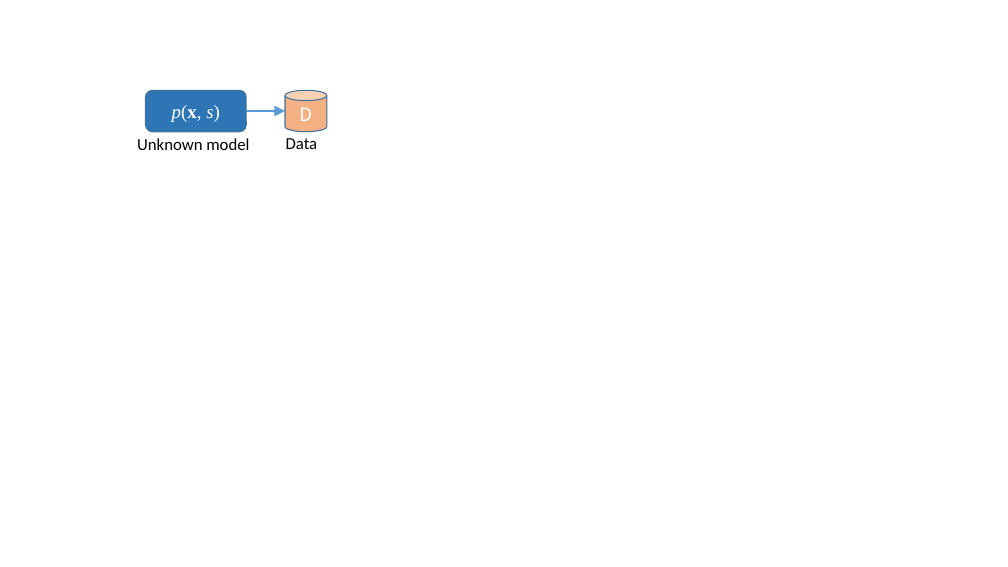
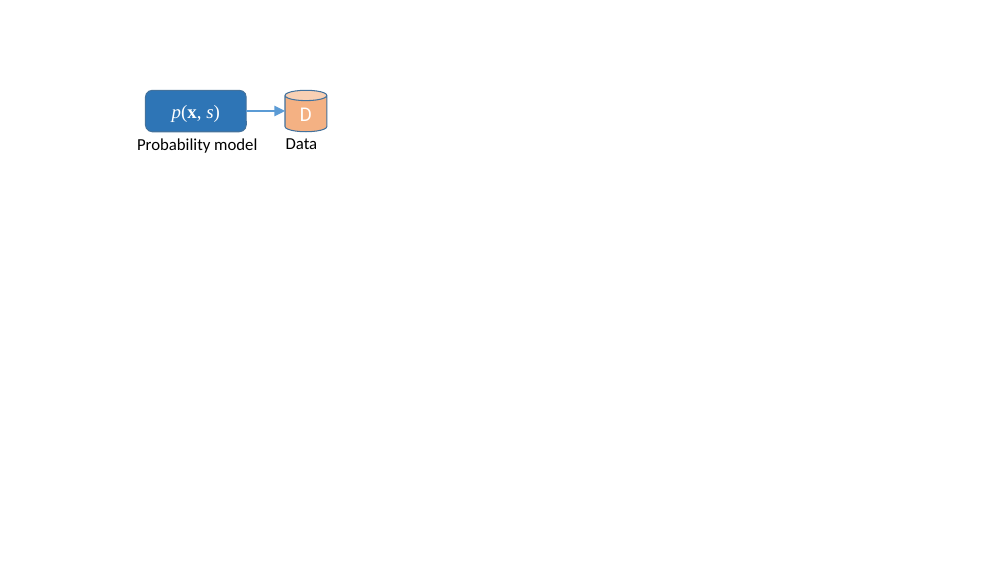
Before and after one commit to ML4DS/ML4all, a slide deck: slide 1 of R4.ML_Regression/figs/Figs.pptx. Drawn at 1008x567 pixels with LibreOffice and Linux fonts; fonts in the diff are those of the drawing. Boxes give left, top, right and bottom in pixels: in the first picture for what was removed or moved away, otherwise in the second. Text is boxed around its words. In the diff, an @@ line names an element or a change of style, - is before the commit and + after.

```diff
--- a/R4.ML_Regression/figs/Figs.pptx
+++ b/R4.ML_Regression/figs/Figs.pptx
@@ text at (x1=137, y1=138, x2=257, y2=153): text changed @@
-Unknown model
+Probability model
```
Also in this commit, not shown: 15 other files.
